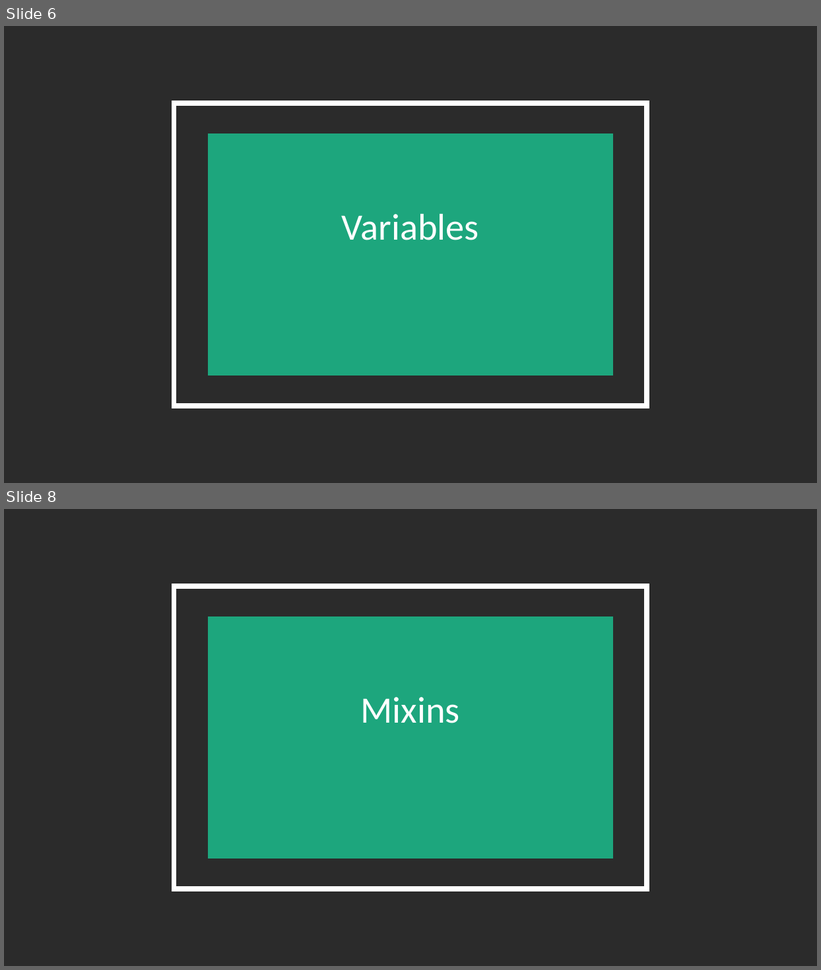
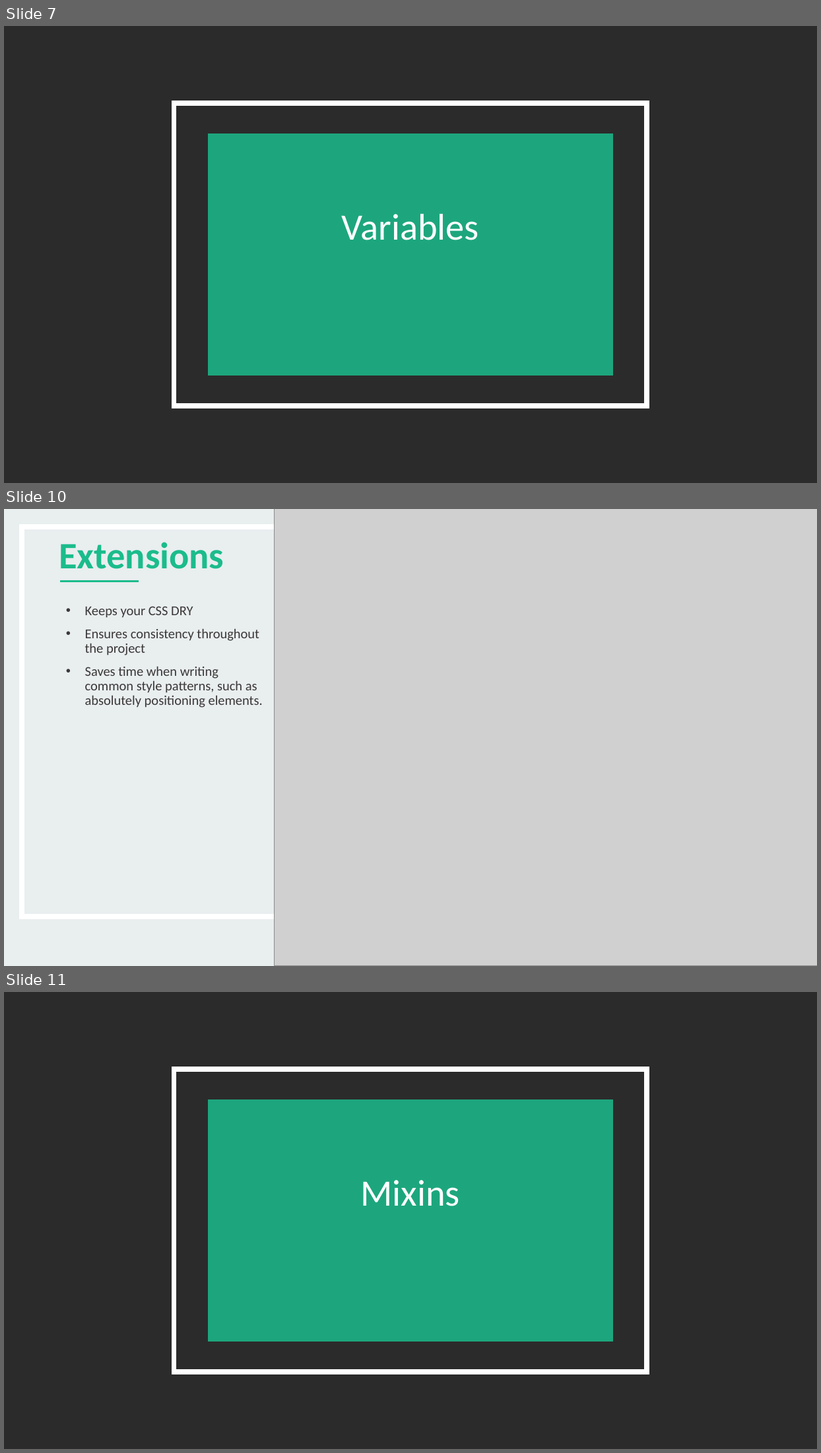
Before and after one commit to BenC0/sass_training-ddl, a slide deck: docs/SASS Intro.pptx. Shown one above the other, each under a label of ours: slides 6 and 8 before the commit, slides 7, 10 and 11 after it; the slides between them are not shown. The pictures are 821x970 and 821x1453 pixels, drawn with LibreOffice and Linux fonts; fonts in the diff are those of the drawing; grey boxes stand for pictures; background and template pictures are left out; a plain dark background stands for a picture behind light text. Boxes give left, top, right and bottom in pixels: in the first picture for what was removed or moved away, otherwise in the second. Text is boxed around its words. In the diff, an @@ line names an element or a change of style, - is before the commit and + after.

```diff
--- a/docs/SASS Intro.pptx
+++ b/docs/SASS Intro.pptx
@@ slide 10 added at (x1=4, y1=509, x2=817, y2=966), background #E9EEEF @@
@@ rectangle added at (x1=22, y1=527, x2=799, y2=917), outline #FFFFFF 6 pt @@
@@ picture added at (x1=275, y1=509, x2=817, y2=966) @@
@@ title added at (x1=59, y1=542, x2=224, y2=569), 44 pt, text #1BBC8C, bold @@
+Extensions
@@ line added from (60, 582) to (139, 582), #1BBC8C 3 pt @@
@@ text added at (x1=85, y1=606, x2=263, y2=708), 16 pt, text #3B3838 @@
+• Keeps your CSS DRY
+• Ensures consistency throughout the project
+• Saves time when writing common style patterns, such as absolutely positioning elements.
@@ what was slide 6 is now slide 7 @@
@@ what was slide 8 is now slide 11 @@
```
Also in this commit, not shown: 1 slide changed, 6 other slides added, 2 slides removed.
